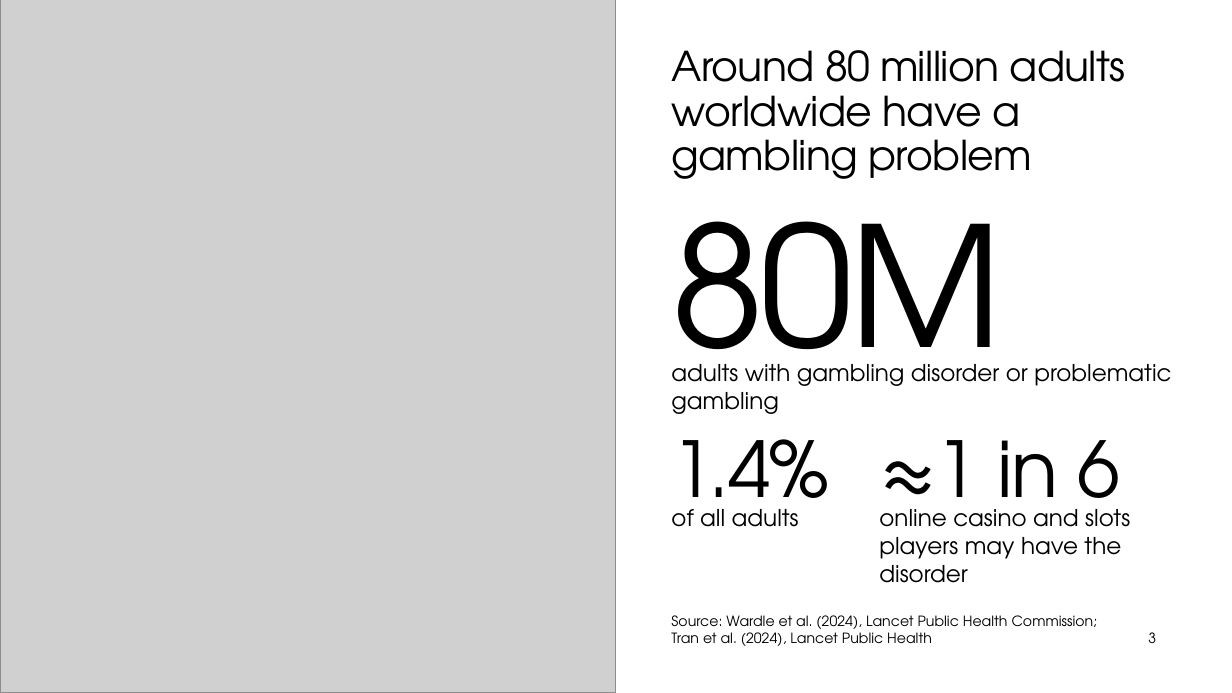
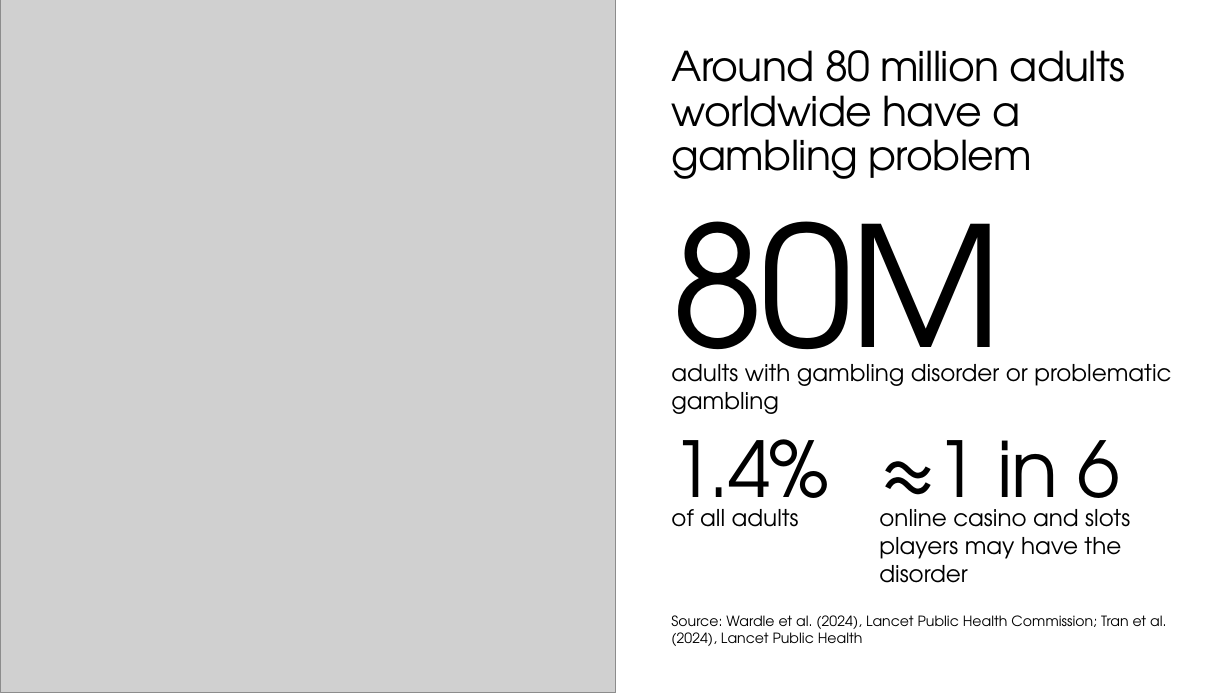
Before and after one commit to matisqaceme/Study, a slide deck: slide 3 of psychology/gambling-disorder/Gambling_Disorder_9990.pptx. Drawn at 1232x693 pixels with LibreOffice and Linux fonts; fonts in the diff are those of the drawing; grey boxes stand for pictures. Boxes give left, top, right and bottom in pixels: in the first picture for what was removed or moved away, otherwise in the second. Text is boxed around its words. In the diff, an @@ line names an element or a change of style, - is before the commit and + after.

```diff
--- a/psychology/gambling-disorder/Gambling_Disorder_9990.pptx
+++ b/psychology/gambling-disorder/Gambling_Disorder_9990.pptx
@@ text "Source: Wardle et al. (2024), ..." rewrapped from (x1=671, y1=615, x2=1098, y2=646) to (x1=671, y1=615, x2=1166, y2=646) @@
@@ page number removed at (x1=1148, y1=632, x2=1156, y2=643) @@
-3
```
Also in this commit, not shown: 6 other slides changed, 1 other file.
